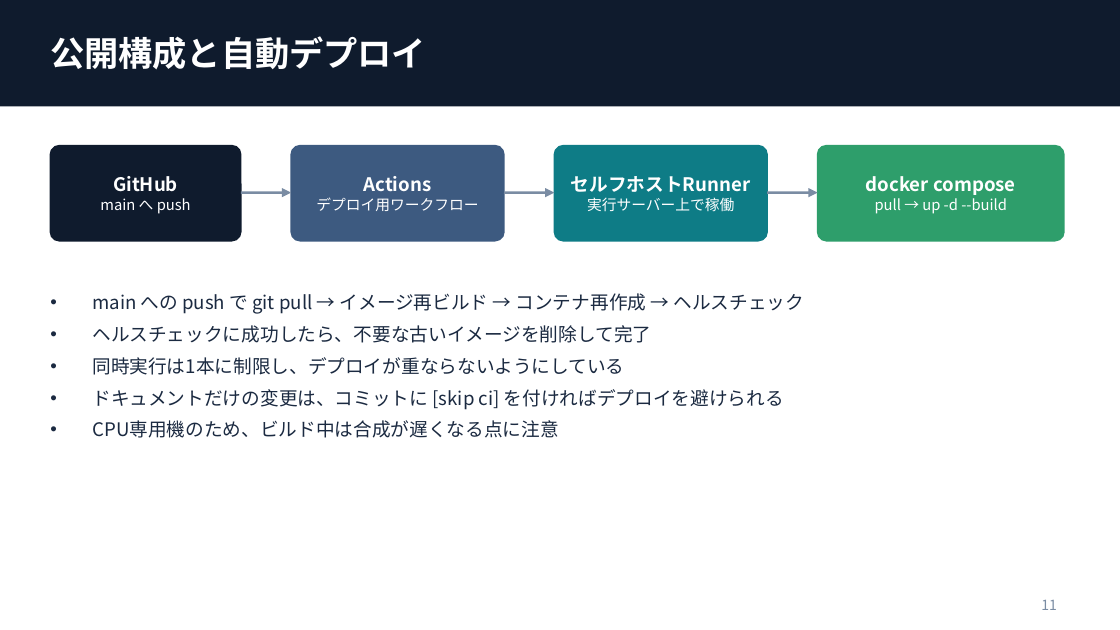
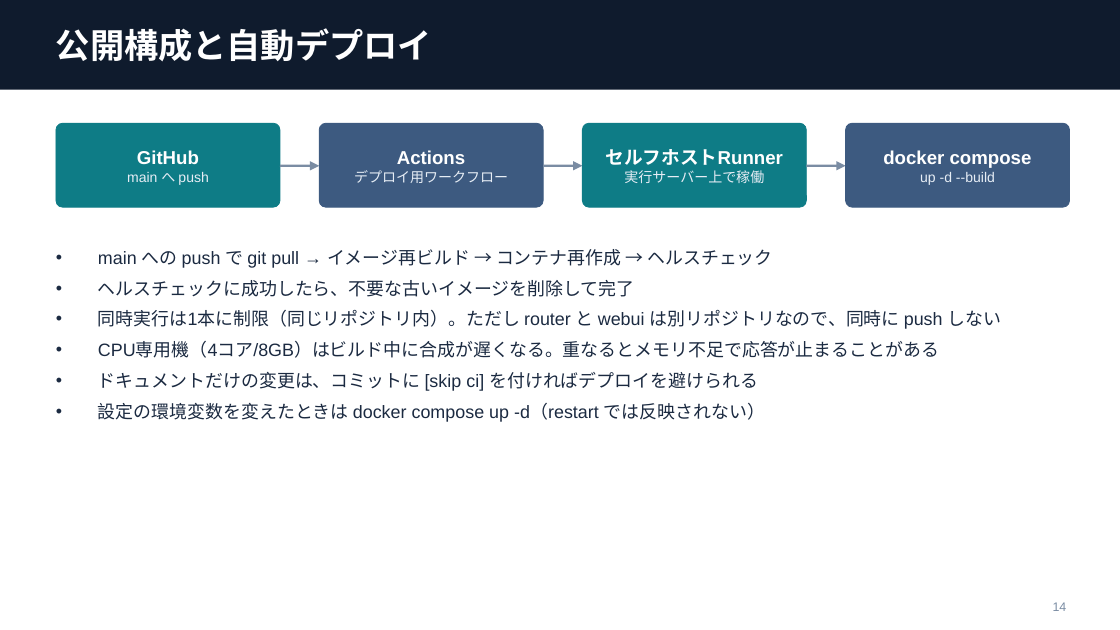
Before and after one commit to hit1023/hit-aivis-router, a slide deck: slide 14 of docs/aivis-router-architecture.pptx (slide 11 before the commit). Drawn at 1120x630 pixels with LibreOffice and Linux fonts; fonts in the diff are those of the drawing. Boxes give left, top, right and bottom in pixels: in the first picture for what was removed or moved away, otherwise in the second. Text is boxed around its words. In the diff, an @@ line names an element or a change of style, - is before the commit and + after.

```diff
--- a/docs/aivis-router-architecture.pptx
+++ b/docs/aivis-router-architecture.pptx
@@ rectangle resized from (x1=0, y1=0, x2=1120, y2=106) to (x1=0, y1=0, x2=1120, y2=90) @@
@@ text "公開構成と自動デプロイ" at (x1=56, y1=28, x2=432, y2=61): font Noto Sans CJK JP to Arial @@
@@ text "GitHub" moved from (x1=100, y1=176, x2=191, y2=214) to (x1=127, y1=150, x2=208, y2=185) @@
@@ text "GitHub" at (x1=127, y1=150, x2=208, y2=185): font Noto Sans CJK JP to Arial; size 9.5 to 9 pt, text colour #FFFFFF to #E6EDF5 in "main へ push" @@
@@ rounded rectangle resized from (x1=50, y1=146, x2=241, y2=241) to (x1=56, y1=123, x2=280, y2=207) @@
@@ rounded rectangle at (x1=56, y1=123, x2=280, y2=207): fill #0F1B2D to #0E7C86; outline #0F1B2D 1 pt to #0E7C86 0.5 pt; proportions changed @@
@@ text "Actions" moved from (x1=316, y1=176, x2=478, y2=211) to (x1=354, y1=150, x2=508, y2=183) @@
@@ text "Actions" at (x1=354, y1=150, x2=508, y2=183): font Noto Sans CJK JP to Arial; size 9.5 to 9 pt, text colour #FFFFFF to #E6EDF5 in "デプロイ用ワークフロー" @@
@@ rounded rectangle resized from (x1=291, y1=146, x2=504, y2=241) to (x1=319, y1=123, x2=543, y2=207) @@
@@ rounded rectangle at (x1=319, y1=123, x2=543, y2=207): outline #3D5A80 1 pt to #3D5A80 0.5 pt; proportions changed @@
@@ text "セルフホストRunner" moved from (x1=571, y1=176, x2=750, y2=212) to (x1=606, y1=149, x2=783, y2=183) @@
@@ text "セルフホストRunner" at (x1=606, y1=149, x2=783, y2=183): font Noto Sans CJK JP to Arial; size 9.5 to 9 pt, text colour #FFFFFF to #E6EDF5 in "実行サーバー上で稼働" @@
@@ rounded rectangle resized from (x1=554, y1=146, x2=767, y2=241) to (x1=582, y1=123, x2=806, y2=207) @@
@@ rounded rectangle at (x1=582, y1=123, x2=806, y2=207): outline #0E7C86 1 pt to #0E7C86 0.5 pt; proportions changed @@
@@ text "docker compose" moved from (x1=866, y1=176, x2=1016, y2=214) to (x1=883, y1=150, x2=1032, y2=185) @@
@@ rounded rectangle resized from (x1=818, y1=146, x2=1064, y2=241) to (x1=846, y1=123, x2=1070, y2=207) @@
@@ rounded rectangle at (x1=846, y1=123, x2=1070, y2=207): fill #2E9E6B to #3D5A80; outline #2E9E6B 1 pt to #3D5A80 0.5 pt; proportions changed @@
@@ arrow moved from (241, 193) - (291, 193) to (280, 166) - (319, 166) @@
@@ arrow moved from (504, 193) - (554, 193) to (543, 166) - (582, 166) @@
@@ arrow moved from (767, 193) - (818, 193) to (806, 166) - (846, 166) @@
@@ text at (x1=883, y1=150, x2=1032, y2=168): font Noto Sans CJK JP to Arial in "docker compose" @@
@@ text at (x1=920, y1=172, x2=995, y2=185): text changed; size 9.5 to 9 pt; font Noto Sans CJK JP to Arial; text colour #FFFFFF to #E6EDF5 @@
-pull → up -d --build
+up -d --build
@@ text "main への push で git ..." moved from (x1=92, y1=293, x2=804, y2=438) to (x1=98, y1=249, x2=1002, y2=422) @@
@@ text at (x1=98, y1=249, x2=772, y2=391): size 12 to 11.5 pt, font Noto Sans CJK JP to Arial in "main への push で git pull → ...", "ヘルスチェックに成功したら、不要な古いイメージを削除して完了", "ドキュメントだけの変更は、コミットに [skip ci] を付ければデプロイを避けられる" @@
@@ text at (x1=98, y1=310, x2=1002, y2=358): text changed; size 12 to 11.5 pt; font Noto Sans CJK JP to Arial @@
-• 同時実行は1本に制限し、デプロイが重ならないようにしている
+• 同時実行は1本に制限（同じリポジトリ内）。ただし router と webui は別リポジトリなので、同時に push しない
+• CPU専用機（4コア/8GB）はビルド中に合成が遅くなる。重なるとメモリ不足で応答が止まることがある
@@ text at (x1=98, y1=403, x2=765, y2=422): text changed; size 12 to 11.5 pt; font Noto Sans CJK JP to Arial @@
-• CPU専用機のため、ビルド中は合成が遅くなる点に注意
+• 設定の環境変数を変えたときは docker compose up -d（restart では反映されない）
@@ page number removed at (x1=1041, y1=600, x2=1057, y2=610) @@
-11
@@ page number added at (x1=1053, y1=602, x2=1067, y2=611), 8 pt, text #7A8CA3 @@
+14
```
Also in this commit, not shown: 10 other slides changed, 5 slides added, 1 slide removed, 1 other file.
